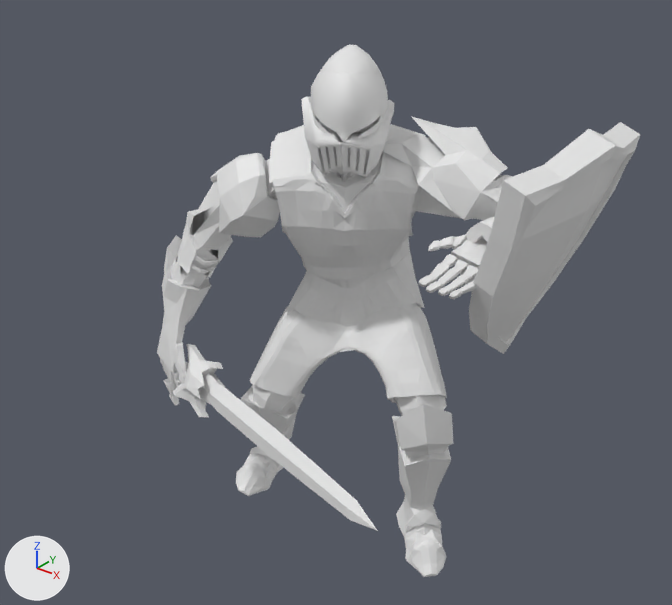
One commit to the OBJ model OpenGL_Framework/OpenGL_Framework/Assets/Models/KnightAnimations/SideSpecialPoses/SideSpecial1.obj: the scene before it, then after it.
Rendered twice from a 50 mm lens placed at (3.59, -4.91, 5.03), pointed at (0.05, -0.48, 2.28). Lighting does not change. The marker at lower left points along +X, +Y and +Z. Where no turn or scale is listed for an object, it has been applied to the vertices.

The first picture shows 'SideSpecial1'.
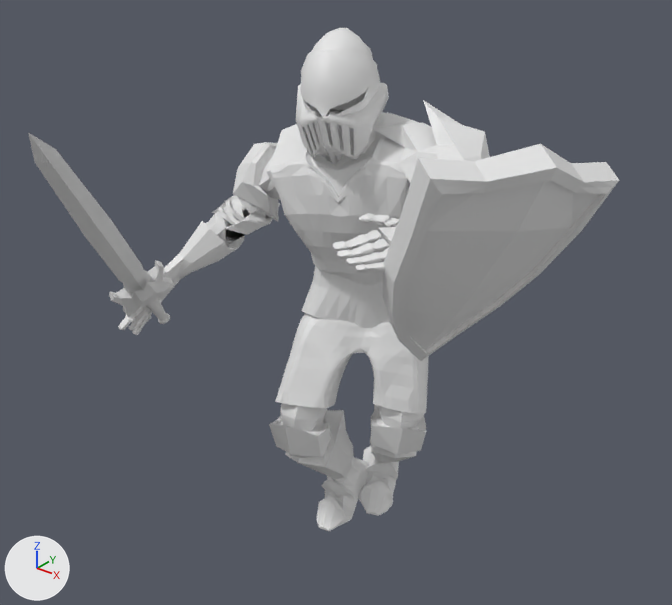
What differs and where, as boxes (x1, y1, x2, y2) in the pictures (672 x 605 px; the box of a moved part takes in the faces that stretch with it):
'SideSpecial1', reshaped (22% wider)
    before: (157, 44, 640, 577)
    after: (28, 28, 619, 531)
part 1 of me_sidespecial1, moved or reshaped
    before: (173, 344, 378, 531)
    after: (28, 133, 174, 324)
part 2 of me_sidespecial1, moved or reshaped
    before: (460, 122, 640, 354)
    after: (383, 144, 619, 361)
part 3 of me_sidespecial1, moved or reshaped
    before: (311, 72, 388, 142)
    after: (300, 50, 380, 117)
part 4 of me_sidespecial1, moved or reshaped
    before: (157, 44, 513, 577)
    after: (118, 28, 490, 531)

The change, as a diff of the scene's bpy script:
```diff
--- a/OpenGL_Framework/OpenGL_Framework/Assets/Models/KnightAnimations/SideSpecialPoses/SideSpecial1.obj.py
+++ b/OpenGL_Framework/OpenGL_Framework/Assets/Models/KnightAnimations/SideSpecialPoses/SideSpecial1.obj.py
@@ me_sidespecial1 @@
 # used by ob_sidespecial1; location = (0.0, 0.0, 0.0)
-me_sidespecial1.from_pydata(...)  # 4917 vertices, 9649 faces; spans x -1.68..1.67, y -1.48..0.73, z -0.01..3.91
+me_sidespecial1.from_pydata(...)  # 4917 vertices, 9649 faces; spans x -1.68..1.69, y -2.28..0.85, z -0.07..4.01
+# me_sidespecial1 part 1: the loose piece of 498 vertices spanning x -1.68..1.15, y -1.48..-0.57, z 1.22..1.64 is multiplied about its middle by the matrix ((0.643, 0.764, 0.049), (-0.532, 0.4, 0.746), (0.551, -0.506, 0.664)), then moved by (-0.8, -0.41, 1.23)
+# me_sidespecial1 part 2: the loose piece of 550 vertices spanning x 0.86..1.67, y -0.69..0.63, z 2.0..3.63 is multiplied about its middle by the matrix ((0.93, 0.32, 0.183), (-0.347, 0.927, 0.142), (-0.124, -0.196, 0.973)), then moved by (-0.17, -0.53, 0.07)
+# me_sidespecial1 part 3: the loose piece of 106 vertices spanning x -0.36..0.19, y -0.49..0.08, z 3.39..3.79 is multiplied about its middle by the matrix ((0.966, 0.227, -0.126), (-0.22, 0.973, 0.068), (0.138, -0.038, 0.99)), then moved by (-0.09, 0.01, 0.1)
+# me_sidespecial1 part 4: 3763 of 4917 vertices moved; they spanned x -1.54..1.27, y -0.87..0.73, z -0.01..3.91 and now span x -1.68..1.27, y -1.07..0.85, z -0.07..4.01; mean shift (-0.05, -0.05, 0.14); largest move (-1.15, 0.38, 0.04) -> (-0.3, 0.45, 0.21)
```
